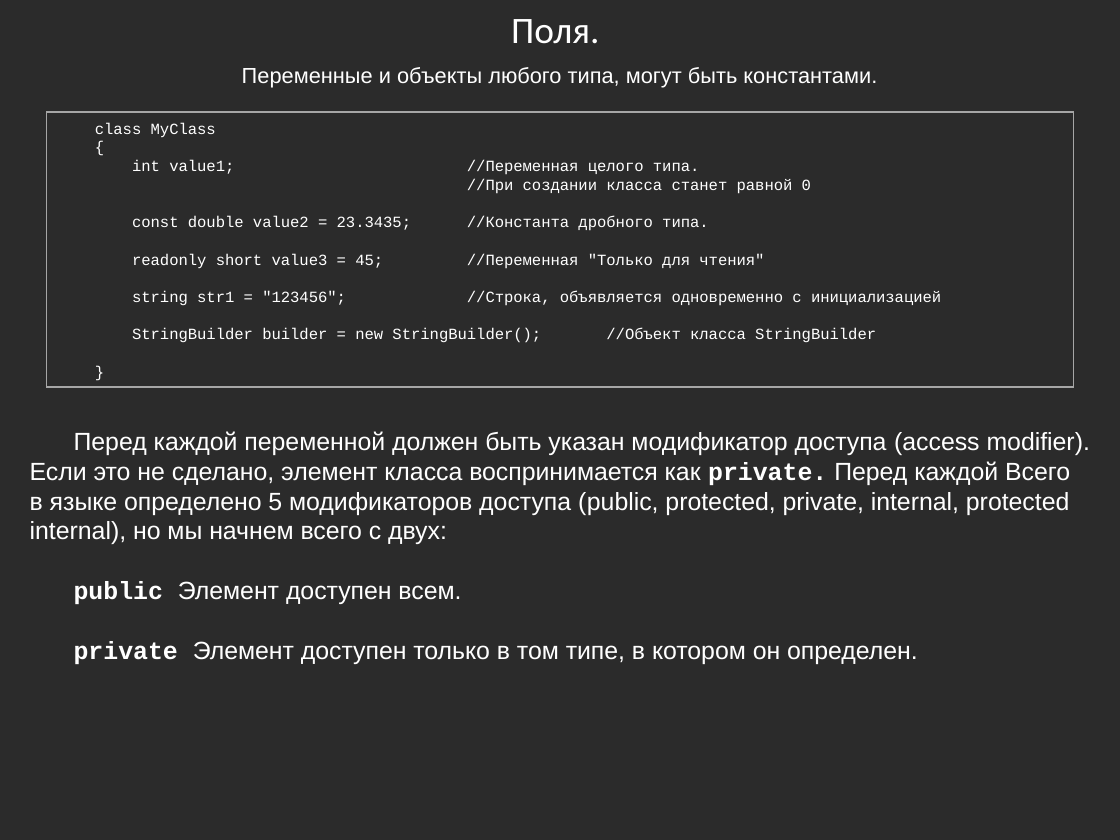
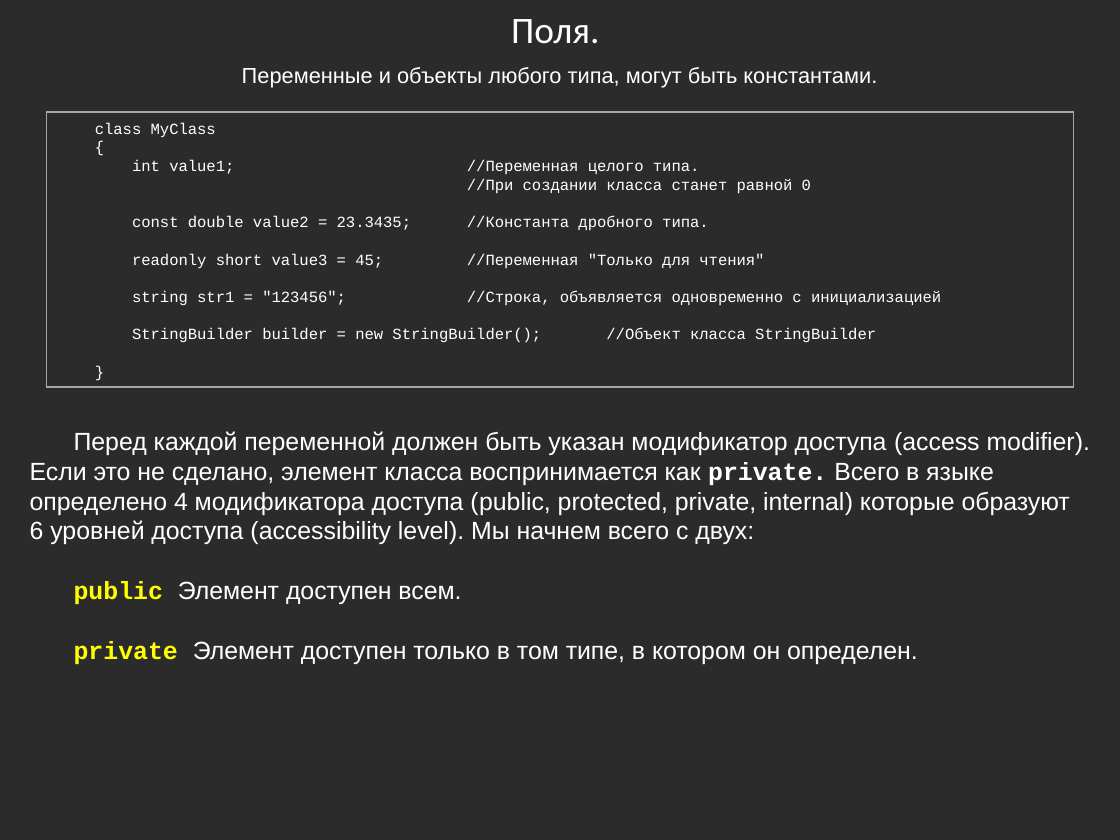
Before and after one commit to bazile/Training, a slide deck: slide 9 of Presentation/lesson-02-oop.pptx. Drawn at 1120x840 pixels with LibreOffice and Linux fonts; fonts in the diff are those of the drawing; background and template pictures are left out; a plain dark background stands for a picture behind light text. Boxes give left, top, right and bottom in pixels: in the first picture for what was removed or moved away, otherwise in the second. Text is boxed around its words. In the diff, an @@ line names an element or a change of style, - is before the commit and + after.

Commit message:
Updated presentations

```diff
--- a/Presentation/lesson-02-oop.pptx
+++ b/Presentation/lesson-02-oop.pptx
@@ text at [30,431,1091,544]: text changed @@
-Перед каждой переменной должен быть указан модификатор доступа (access modifier). Если это не сделано, элемент класса воспринимается как private. Перед каждой Всего в языке определено 5 модификаторов доступа (public, protected, private, internal, protected internal), но мы начнем всего с двух:
+Перед каждой переменной должен быть указан модификатор доступа (access modifier). Если это не сделано, элемент класса воспринимается как private. Всего в языке определено 4 модификатора доступа (public, protected, private, internal) которые образуют 6 уровней доступа (accessibility level). Мы начнем всего с двух:
@@ text at [74,581,918,664]: text colour #FFFFFF to #FFFF00 in "public", "private" @@
```
Also in this commit, not shown: 3 other slides changed, 2 slides added, 5 other files.
